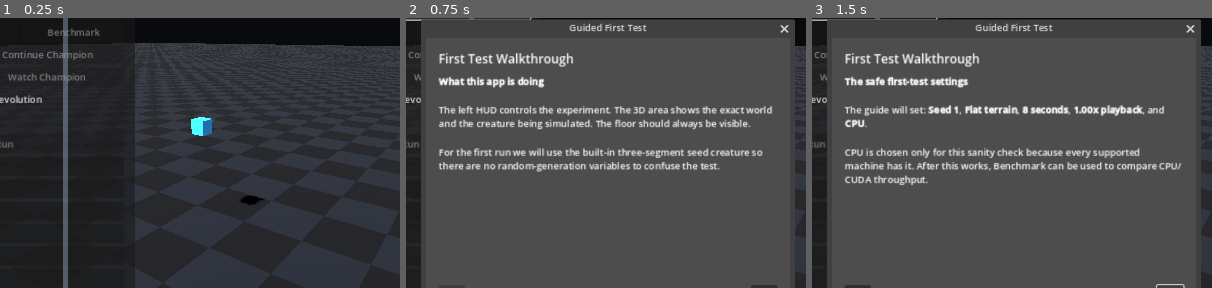
Above: before the commit, frames 1-3 (left to right).
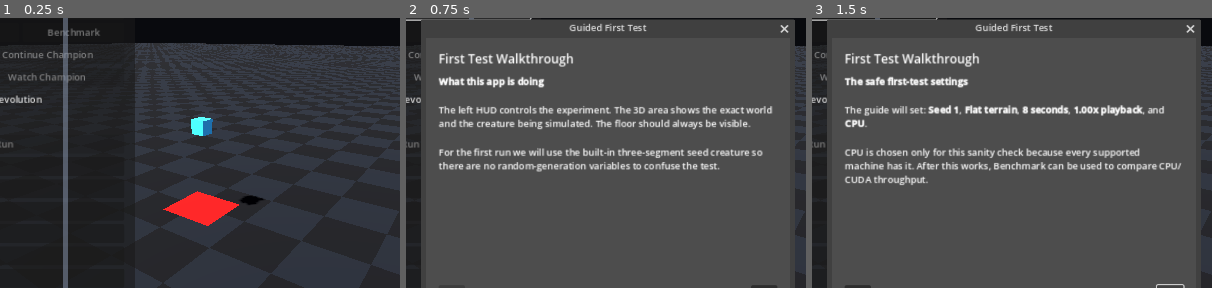
Above: after the commit, the same moments.

Repository: Quest79/Modern-3D-Creature-Evolution
Game: Godot game, scene res://main.tscn
The game is run twice, just before and just after one commit, with the same random seed, the same clock (stepped at 60 frames per second) and the same inputs.
Inputs:
- Up to frame 1 (0.25 s): no input
- Up to frame 2 (0.75 s): click "▶ Guided First Test" at 0.5 s
- Up to frame 3 (1.5 s): click "Next" at 1.25 s
The pictures show only the part of the screen within x 25-75%, y 21-71%; the shares and areas given below are measured in that part.

The runs differ from the first frame. In frame 1, 1.3% of the frame differs, in the area x 40-60%, y 64-78%; in frame 2, nothing differs; in frame 3, nothing differs.

Commit message:
Keep population grid fixed and mark its center

Diff:
--- a/apps/godot/main.gd
+++ b/apps/godot/main.gd
@@ -12,6 +12,7 @@
 const MIN_HUD_WIDTH := 160.0
 const MAX_HUD_WIDTH := 400.0
 const HUD_RESIZE_HANDLE_WIDTH := 8.0
+const POPULATION_GRID_CENTER_X := 2.2
 
 var _batch_spin: SpinBox
 var _workers_spin: SpinBox
@@ -153,6 +154,10 @@
 var _population_preview_multimesh: MultiMeshInstance3D
 var _population_preview_instance_count := 0
 var _population_preview_offsets: Array = []
+var _population_layout_offsets: Array = []
+var _population_layout_columns := 0
+var _population_layout_rows := 0
+var _population_layout_spacing := 0.0
 var _population_preview_sizes: Array = []
 var _population_preview_creature_ranges: Array = []
 var _population_visual_frames: Array = []
@@ -3119,7 +3124,9 @@
 
 uniform vec3 checker_dark : source_color = vec3(0.04, 0.045, 0.055);
 uniform vec3 checker_light : source_color = vec3(0.08, 0.09, 0.11);
+uniform vec3 center_color : source_color = vec3(0.62, 0.045, 0.045);
 uniform float checker_size = 2.0;
+uniform vec2 population_center_xz = vec2(2.2, 0.0);
 
 varying vec3 checker_world_position;
 
@@ -3130,7 +3137,11 @@
 void fragment() {
     vec2 cell = floor(checker_world_position.xz / checker_size);
     float parity = mod(cell.x + cell.y, 2.0);
-    ALBEDO = mix(checker_dark, checker_light, parity);
+    vec2 from_center = abs(checker_world_position.xz - population_center_xz);
+    bool in_center_marker = from_center.x <= 1.0 && from_center.y <= 1.0;
+    ALBEDO = in_center_marker
+        ? center_color
+        : mix(checker_dark, checker_light, parity);
     ROUGHNESS = 0.92;
     METALLIC = 0.0;
 }
@@ -3980,6 +3991,7 @@
         _set_status("Elite kept must be smaller than population.")
         return
 
+    _reset_population_layout()
     _probe_mesh.visible = false
     _progress_bar.value = 0
     _has_evolution_champion = false
@@ -4099,6 +4111,7 @@
         _set_status("Elite kept must be smaller than population.")
         return
 
+    _reset_population_layout()
     _probe_mesh.visible = false
     _progress_bar.value = 0
     _metrics.text = "[color=#9aa7bd]Resuming evolution from checkpoint...[/color]"
@@ -6722,25 +6735,27 @@
     return parsed if typeof(parsed) == TYPE_ARRAY else []
 
 
-func _show_population_preview(genomes: Array, champion_index: int) -> void:
-    _clear_population_preview()
-    _clear_creature_meshes()
-    _probe_mesh.visible = false
-    if genomes.is_empty():
-        return
-
-    var columns := int(ceil(sqrt(float(genomes.size()))))
+func _reset_population_layout() -> void:
+    _population_layout_offsets.clear()
+    _population_layout_columns = 0
+    _population_layout_rows = 0
+    _population_layout_spacing = 0.0
+
+
+func _ensure_population_layout(genomes: Array) -> void:
+    if _population_layout_columns > 0:
+        _ensure_population_layout_capacity(genomes.size())
+        return
+
+    var target_count := maxi(genomes.size(), int(_population_spin.value))
+    target_count = maxi(target_count, 1)
+
     var maximum_span := 0.0
-    var total_segments := 0
-
     for genome_value in genomes:
         if typeof(genome_value) != TYPE_DICTIONARY:
             continue
         var genome: Dictionary = genome_value
-        var segments: Array = genome.get("segments", [])
-        total_segments += segments.size()
-
-        for segment_value in segments:
+        for segment_value in genome.get("segments", []):
             if typeof(segment_value) != TYPE_DICTIONARY:
                 continue
             var segment: Dictionary = segment_value
@@ -6755,11 +6770,58 @@
                     )
                 )
 
+    _population_layout_spacing = maxf(3.0, maximum_span * 2.2 + 1.0)
+    _population_layout_columns = maxi(
+        1,
+        int(ceil(sqrt(float(target_count))))
+    )
+    _population_layout_rows = maxi(
+        1,
+        int(ceil(float(target_count) / float(_population_layout_columns)))
+    )
+    _ensure_population_layout_capacity(target_count)
+
+
+func _ensure_population_layout_capacity(required_count: int) -> void:
+    if required_count <= _population_layout_offsets.size():
+        return
+    if _population_layout_columns <= 0:
+        return
+
+    var column_center := float(_population_layout_columns - 1) * 0.5
+    var row_center := float(_population_layout_rows - 1) * 0.5
+
+    for index in range(_population_layout_offsets.size(), required_count):
+        var row := int(index / _population_layout_columns)
+        var column := index % _population_layout_columns
+        _population_layout_offsets.append(
+            Vector3(
+                POPULATION_GRID_CENTER_X
+                    + (float(column) - column_center) * _population_layout_spacing,
+                0.0,
+                (float(row) - row_center) * _population_layout_spacing
+            )
+        )
+
+
+func _show_population_preview(genomes: Array, champion_index: int) -> void:
+    _clear_population_preview()
+    _clear_creature_meshes()
+    _probe_mesh.visible = false
+    if genomes.is_empty():
+        return
+
+    var total_segments := 0
+    for genome_value in genomes:
+        if typeof(genome_value) != TYPE_DICTIONARY:
+            continue
+        var genome: Dictionary = genome_value
+        total_segments += Array(genome.get("segments", [])).size()
+
     if total_segments <= 0:
         return
 
-    var spacing := maxf(3.0, maximum_span * 2.2 + 1.0)
-    var rows := int(ceil(float(genomes.size()) / float(columns)))
+    _ensure_population_layout(genomes)
     _population_preview_offsets.clear()
     _population_preview_sizes.clear()
     _population_preview_creature_ranges.clear()
@@ -6790,13 +6852,8 @@
             continue
 
         var genome: Dictionary = genome_value
-        var row := int(index / columns)
-        var column := index % columns
-        var offset := Vector3(
-            2.2 + (float(column) - float(columns - 1) * 0.5) * spacing,
-            0.0,
-            (float(row) - float(rows - 1) * 0.5) * spacing
-        )
+        _ensure_population_layout_capacity(index + 1)
+        var offset: Vector3 = _population_layout_offsets[index]
         _population_preview_offsets.append(offset)
         var creature_start_index := instance_index
 
